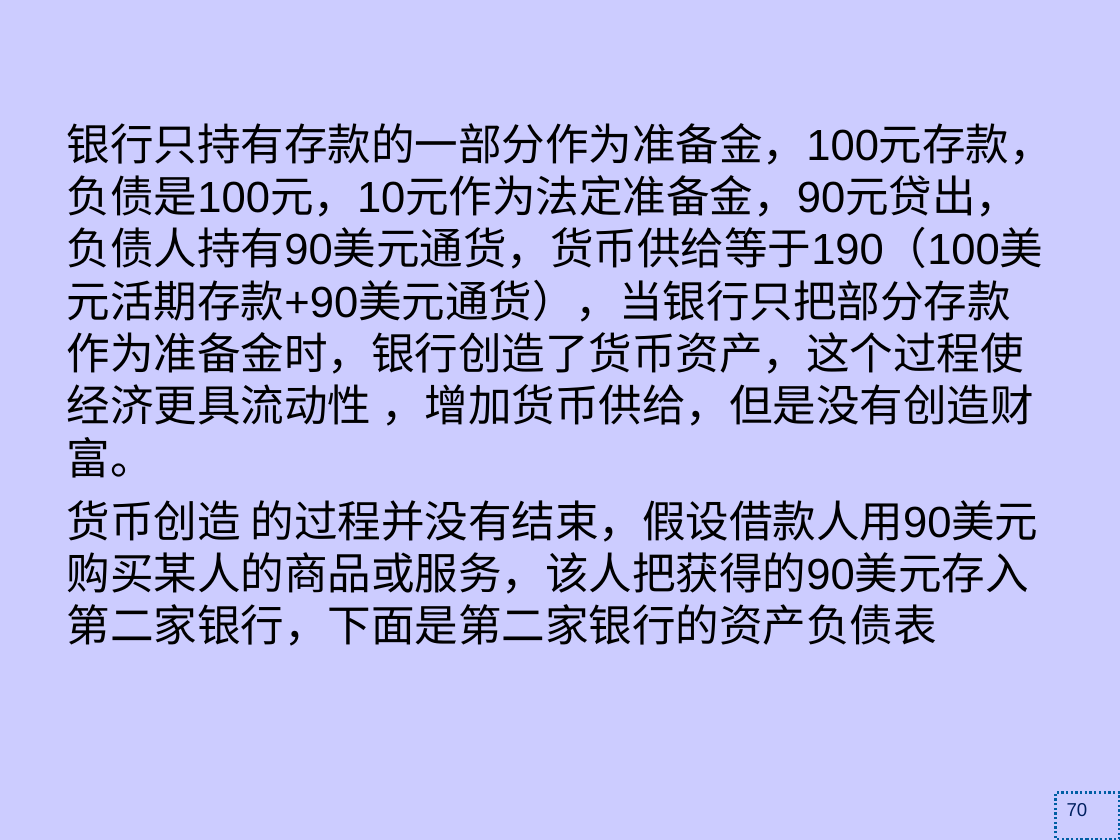
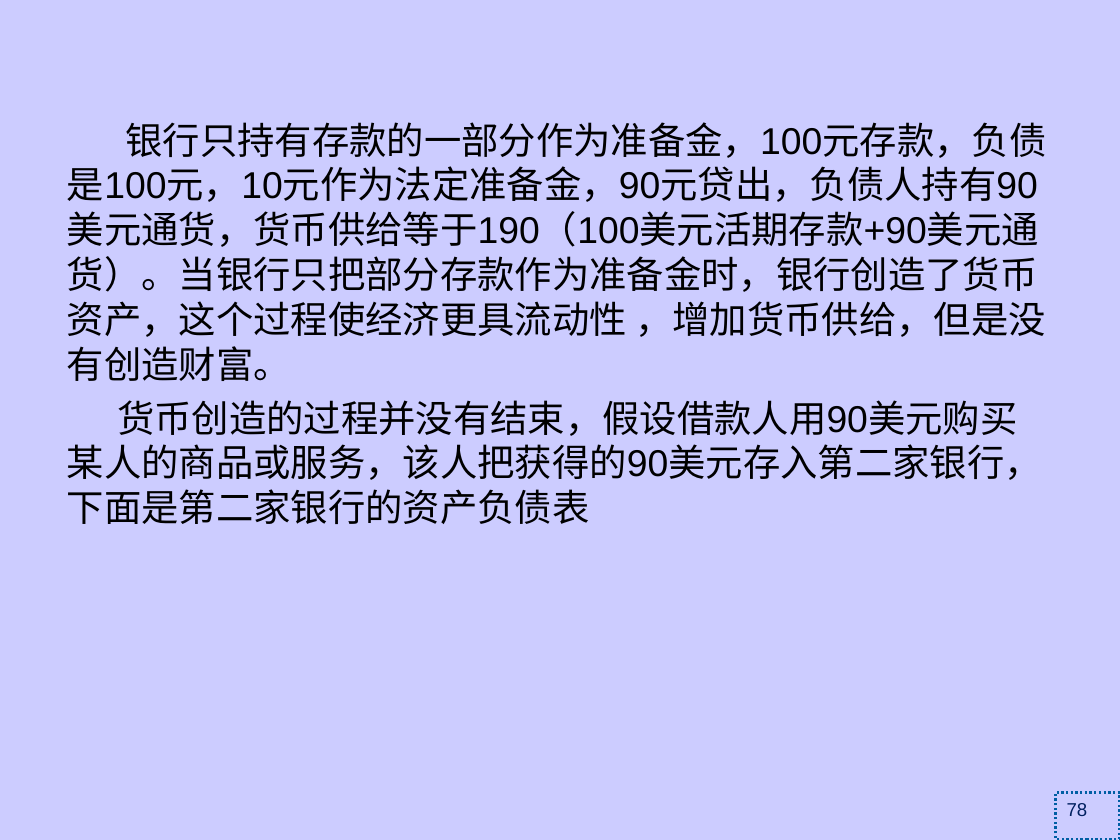
Before and after one commit to dhndzwxj/Teaching_assistant, a slide deck: slide 78 of 宏观原理课件/第6章宏观经济政策新.ppt (slide 70 before the commit). Drawn at 1120x840 pixels with LibreOffice and Linux fonts; fonts in the diff are those of the drawing. Boxes give left, top, right and bottom in pixels: in the first picture for what was removed or moved away, otherwise in the second. Text is boxed around its words. In the diff, an @@ line names an element or a change of style, - is before the commit and + after.

```diff
--- a/宏观原理课件/第6章宏观经济政策新.ppt
+++ b/宏观原理课件/第6章宏观经济政策新.ppt
@@ text at <box>67,122,1046,524</box>: text changed; size 28 to 24 pt @@
-银行只持有存款的一部分作为准备金，100元存款，负债是100元，10元作为法定准备金，90元贷出，负债人持有90美元通货，货币供给等于190（100美元活期存款+90美元通货），当银行只把部分存款作为准备金时，银行创造了货币资产，这个过程使经济更具流动性 ，增加货币供给，但是没有创造财富。
-货币创造 的过程并没有结束，假设借款人用90美元购买某人的商品或服务，该人把获得的90美元存入第二家银行，下面是第二家银行的资产负债表
+银行只持有存款的一部分作为准备金，100元存款，负债是100元，10元作为法定准备金，90元贷出，负债人持有90美元通货，货币供给等于190（100美元活期存款+90美元通货）。当银行只把部分存款作为准备金时，银行创造了货币资产，这个过程使经济更具流动性 ，增加货币供给，但是没有创造财富。
+货币创造的过程并没有结束，假设借款人用90美元购买某人的商品或服务，该人把获得的90美元存入第二家银行，下面是第二家银行的资产负债表
@@ page number at <box>1067,803,1088,816</box>: text changed @@
-70
+78
```
Also in this commit, not shown: 41 other slides changed, 11 slides added, 4 slides removed, 2 other files.
